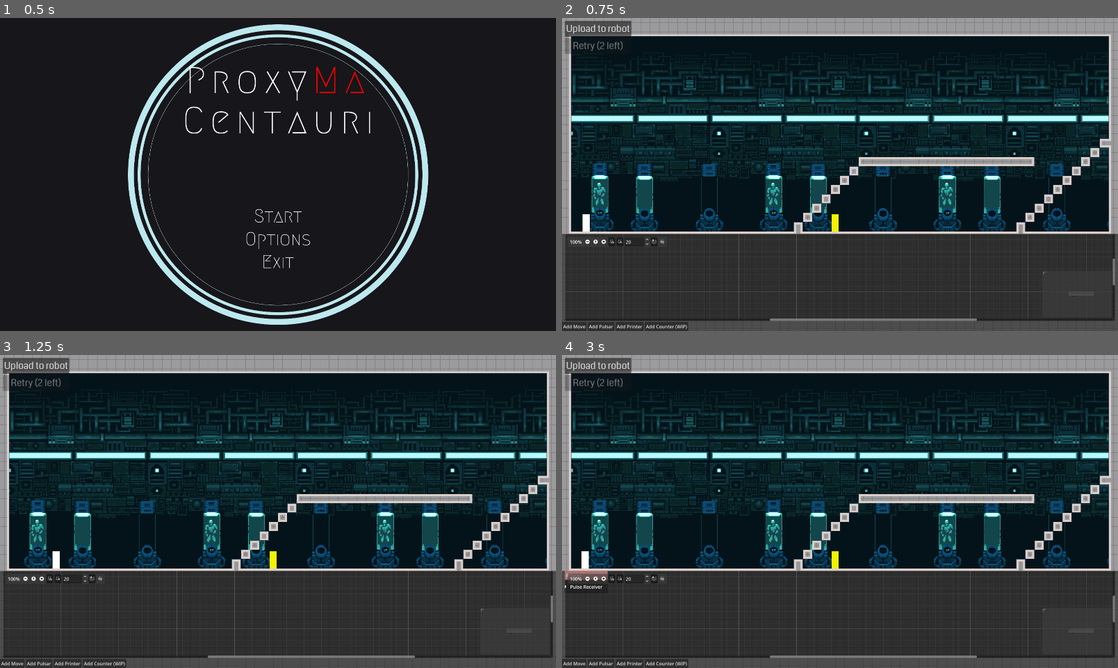
Above: before the commit, frames 1-4 (two rows, left to right).
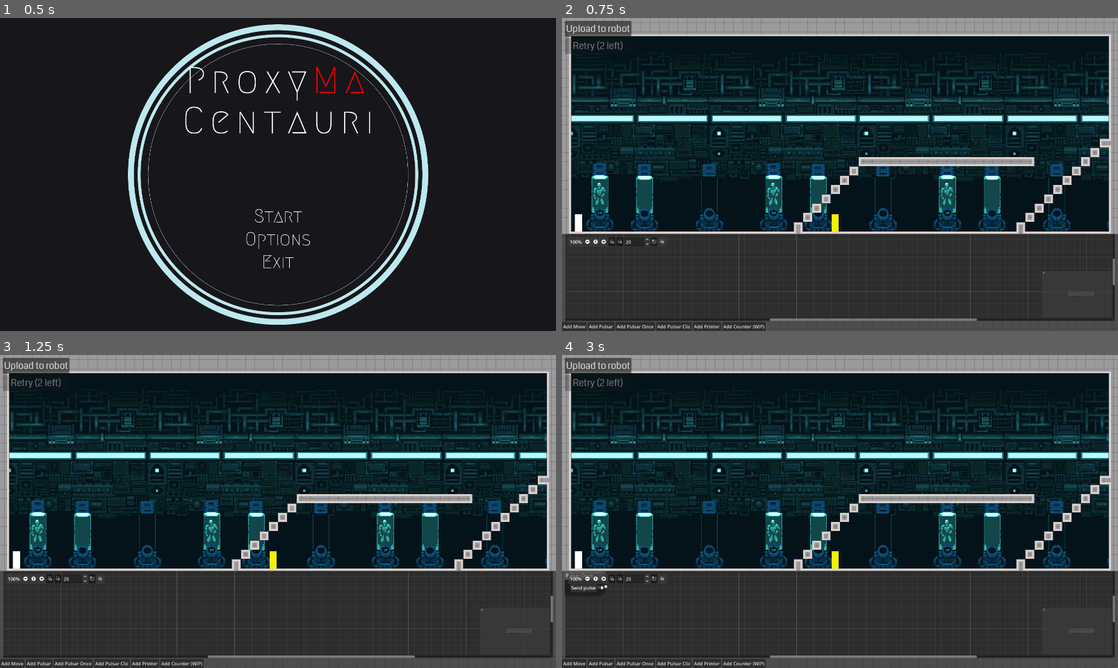
Above: after the commit, the same moments.

Repository: Gromnax/ProxyMaCentauri
Game: Godot game, scene res://Game.tscn
Two runs of this game, one before a commit and one after it. Both use one fixed random seed, a clock stepped at 60 frames per second and the inputs below.
Inputs (mouse positions are in pixels of both pictures, inside the frame that each line leads up to):
- Up to frame 1 (0.5 s): no input
- Up to frame 2 (0.75 s): click (840, 215) at 0.5 s
- Up to frame 3 (1.25 s): no input
- Up to frame 4 (3 s): click (634, 664) at 1.25 s, where only the run after the commit has a clickable "Add Pulsar Once"; click (673, 664) at 2 s, where only the run after the commit has a clickable "Add Pulsar Clic"; click (584, 586) at 2.75 s, where only the run after the commit has a clickable "Send pulse"

Frame 1 is identical in both runs. In frame 2, 0.6% of the frame differs, in the area x 2-37%, y 62-100%; in frame 3, 0.6%; in frame 4, 0.8%, in the area x 0-37%, y 62-100%.

Commit message:
Add manual pulse button

Diff:
--- /dev/null
+++ b/GraphController/GraphNodes/PulsarNodeClic.tscn
@@ -0,0 +1,34 @@
+[gd_scene format=3 uid="uid://cymnjyspdlfp5"]
+
+[ext_resource type="Script" uid="uid://pquh0r6dx7g3" path="res://GraphController/GraphNodes/pulsar_node_clic.gd" id="1_cskpv"]
+
+[node name="PulsarClic" type="GraphNode" unique_id=2041580164]
+offset_right = 9.0
+offset_bottom = 55.0
+title = "Pulsar Once"
+slot/0/left_enabled = false
+slot/0/left_type = 0
+slot/0/left_color = Color(1, 1, 1, 1)
+slot/0/left_icon = null
+slot/0/right_enabled = true
+slot/0/right_type = 0
+slot/0/right_color = Color(1, 1, 1, 1)
+slot/0/right_icon = null
+slot/0/draw_stylebox = true
+script = ExtResource("1_cskpv")
+metadata/_custom_type_script = "uid://dmg65t0orfe1c"
+
+[node name="Timer" type="Timer" parent="." unique_id=441151500]
+wait_time = 5.0
+one_shot = true
+autostart = true
+
+[node name="Container" type="AspectRatioContainer" parent="." unique_id=293459404]
+layout_mode = 2
+
+[node name="Button" type="Button" parent="Container" unique_id=1133058822]
+layout_mode = 2
+text = "Send pulse"
+
+[connection signal="timeout" from="Timer" to="." method="_on_timer_timeout"]
+[connection signal="pressed" from="Container/Button" to="." method="_on_button_pressed"]
--- /dev/null
+++ b/GraphController/GraphNodes/PulsarNodeOnce.tscn
@@ -0,0 +1,34 @@
+[gd_scene format=3 uid="uid://bf8ljwus3hn4g"]
+
+[ext_resource type="Script" uid="uid://dmg65t0orfe1c" path="res://GraphController/GraphNodes/pulsar_node.gd" id="1_wb6vt"]
+
+[node name="PulsarNode" type="GraphNode" unique_id=2041580164 node_paths=PackedStringArray("timer")]
+offset_right = 9.0
+offset_bottom = 55.0
+title = "Pulsar Once"
+slot/0/left_enabled = false
+slot/0/left_type = 0
+slot/0/left_color = Color(1, 1, 1, 1)
+slot/0/left_icon = null
+slot/0/right_enabled = true
+slot/0/right_type = 0
+slot/0/right_color = Color(1, 1, 1, 1)
+slot/0/right_icon = null
+slot/0/draw_stylebox = true
+script = ExtResource("1_wb6vt")
+timer = NodePath("Timer")
+metadata/_custom_type_script = "uid://dmg65t0orfe1c"
+
+[node name="Timer" type="Timer" parent="." unique_id=441151500]
+wait_time = 5.0
+one_shot = true
+autostart = true
+
+[node name="Container" type="AspectRatioContainer" parent="." unique_id=293459404]
+layout_mode = 2
+
+[node name="Label" type="Label" parent="Container" unique_id=1727136123]
+layout_mode = 2
+text = "5s timer once"
+
+[connection signal="timeout" from="Timer" to="." method="_on_timer_timeout"]
--- a/GraphController/GraphNodes/move_node.gd
+++ b/GraphController/GraphNodes/move_node.gd
@@ -30,9 +30,11 @@
 		1:
 			EventBus.move_left.emit(request)
 			request_sent = true
+			print("gauche")
 		2:
 			EventBus.move_right.emit(request)
 			request_sent = true
+			print("droite")
 		3:
 			pass
 		_:
--- /dev/null
+++ b/GraphController/GraphNodes/pulsar_node_clic.gd
@@ -0,0 +1,23 @@
+extends GraphControlNode
+class_name PulsarClic
+
+
+# Called when the node enters the scene tree for the first time.
+func _ready() -> void:
+	pass # Replace with function body.
+
+
+# Called every frame. 'delta' is the elapsed time since the previous frame.
+func _process(delta: float) -> void:
+	pass
+
+
+func on_unhandled_signal_received(_args: Dictionary={}) -> void:
+	pass
+
+func signal_received(_port: int, _value:String="") -> void:
+	pass
+
+
+func _on_button_pressed() -> void:
+	output.emit(self, 0, "manual pulse")
--- a/GraphController/control_graph.tscn
+++ b/GraphController/control_graph.tscn
@@ -12,7 +12,6 @@
 custom_minimum_size = Vector2(1900, 300)
 layout_mode = 2
 size_flags_horizontal = 4
-scroll_offset = Vector2(-300, 0)
 right_disconnects = true
 connections = Array[Dictionary]([{
 "from_node": &"SomeGraphNode2",
@@ -26,9 +25,9 @@
 
 [node name="PulsarNode" parent="GraphEdit" unique_id=2041580164 instance=ExtResource("2_rndvx")]
 layout_mode = 0
-offset_left = 573.0
+offset_left = 273.0
 offset_top = 325.0
-offset_right = 736.0
+offset_right = 436.0
 offset_bottom = 405.0
 mouse_filter = 1
 position_offset = Vector2(273, 325)
@@ -36,9 +35,9 @@
 [node name="CheckConditionNode(WIP)" type="GraphNode" parent="GraphEdit" unique_id=466680463 node_paths=PackedStringArray("timer")]
 visible = false
 layout_mode = 0
-offset_left = 1390.0
+offset_left = 1090.0
 offset_top = 160.0
-offset_right = 1560.0
+offset_right = 1260.0
 offset_bottom = 265.0
 mouse_filter = 1
 position_offset = Vector2(1090, 160)
@@ -93,6 +92,14 @@
 layout_mode = 2
 text = "Add Pulsar"
 
+[node name="PulsarOnceButton" type="Button" parent="VFlowContainer" unique_id=903288526]
+layout_mode = 2
+text = "Add Pulsar Once"
+
+[node name="PulsarClicButton" type="Button" parent="VFlowContainer" unique_id=1233397444]
+layout_mode = 2
+text = "Add Pulsar Clic"
+
 [node name="PrintButton" type="Button" parent="VFlowContainer" unique_id=376034712]
 layout_mode = 2
 text = "Add Printer"
@@ -107,5 +114,7 @@
 [connection signal="timeout" from="GraphEdit/CheckConditionNode(WIP)/Timer" to="GraphEdit/CheckConditionNode(WIP)" method="_on_timer_timeout"]
 [connection signal="pressed" from="VFlowContainer/MoveButton" to="GraphEdit" method="_on_move_button_pressed"]
 [connection signal="pressed" from="VFlowContainer/PulsarButton" to="GraphEdit" method="_on_pulsar_button_pressed"]
+[connection signal="pressed" from="VFlowContainer/PulsarOnceButton" to="GraphEdit" method="_on_pulsar_once_button_pressed"]
+[connection signal="pressed" from="VFlowContainer/PulsarClicButton" to="GraphEdit" method="_on_pulsar_clic_button_pressed"]
 [connection signal="pressed" from="VFlowContainer/PrintButton" to="GraphEdit" method="_on_print_button_pressed"]
 [connection signal="pressed" from="VFlowContainer/CounterButton" to="GraphEdit" method="_on_counter_button_pressed"]
--- a/GraphController/graph_edit.gd
+++ b/GraphController/graph_edit.gd
@@ -3,7 +3,9 @@
 
 var move_scene = preload("res://GraphController/GraphNodes/MoveNode.tscn")
 var pulsar_scene = preload("res://GraphController/GraphNodes/PulsarNode.tscn")
+var pulsar_once_scene = preload("res://GraphController/GraphNodes/PulsarNodeOnce.tscn")
 var print_scene = preload("res://GraphController/GraphNodes/Printer.tscn")
+var pulsar_clic_scene = preload("res://GraphController/GraphNodes/PulsarNodeClic.tscn")
 
 var child_number: int = 0
 
@@ -87,3 +89,17 @@
 
 func _on_counter_button_pressed() -> void:
 	print("Pas encore prêt")
+
+
+func _on_pulsar_once_button_pressed() -> void:
+	var new_node : PulsarNode = pulsar_once_scene.instantiate()
+	new_node.set_name("GraphControlNode"+str(child_number))
+	child_number = child_number +1
+	add_child(new_node)
+
+
+func _on_pulsar_clic_button_pressed() -> void:
+	var new_node : PulsarClic = pulsar_clic_scene.instantiate()
+	new_node.set_name("GraphControlNode"+str(child_number))
+	child_number = child_number +1
+	add_child(new_node)
--- a/Levels/control_no_code.gd
+++ b/Levels/control_no_code.gd
@@ -12,27 +12,28 @@
 ]
 
 func _ready() -> void:
+	pass
 	# IMPORTANT : Le check_is_arrived et tout les reponse doivent etre précisement aprés le check.
 	# Si il y a une ligne de code entre nottament une boucle, il attendra le signal qui est déja passé.
 	# Forcer un delai est possible mais inconsistent.
-	EventBus.move_right.emit(0)
-	await EventBus.check_is_arrived
-	EventBus.move_right.emit(0)
-	await EventBus.check_is_arrived
-	EventBus.move_right.emit(0)
-	await EventBus.check_is_arrived
-	EventBus.move_right.emit(0)
-	await EventBus.check_is_arrived
-	EventBus.move_right.emit(0)
-	await EventBus.check_is_arrived
-	EventBus.move_left.emit(0)
-	await EventBus.check_is_arrived
-	EventBus.move_left.emit(0)
-	await EventBus.check_is_arrived
-	EventBus.move_left.emit(0)
-	await EventBus.check_is_arrived
-	EventBus.move_left.emit(0)
-	await EventBus.check_is_arrived
+	#EventBus.move_right.emit(0)
+	#await EventBus.check_is_arrived
+	#EventBus.move_right.emit(0)
+	#await EventBus.check_is_arrived
+	#EventBus.move_right.emit(0)
+	#await EventBus.check_is_arrived
+	#EventBus.move_right.emit(0)
+	#await EventBus.check_is_arrived
+	#EventBus.move_right.emit(0)
+	#await EventBus.check_is_arrived
+	#EventBus.move_left.emit(0)
+	#await EventBus.check_is_arrived
+	#EventBus.move_left.emit(0)
+	#await EventBus.check_is_arrived
+	#EventBus.move_left.emit(0)
+	#await EventBus.check_is_arrived
+	#EventBus.move_left.emit(0)
+	#await EventBus.check_is_arrived
 
 func _on_button_move_right_pressed() -> void:
 	EventBus.move_right.emit(0)
--- a/Levels/robot.gd
+++ b/Levels/robot.gd
@@ -52,7 +52,7 @@
 # MOVEMENT
 # --------------------------------------------------
 
-func try_move(dir: Vector2i):
+func try_move(id : int, dir: Vector2i) -> void:
 	if is_moving:
 		return
 
@@ -61,7 +61,7 @@
 
 	# Wall collision
 	if is_blocked(target_cell):
-		EventBus.check_is_arrived.emit(false)
+		EventBus.check_is_arrived.emit(id, false)
 		return
 	is_moving = true
 
@@ -78,7 +78,7 @@
 	await tween.finished
 
 	is_moving = false
-	EventBus.check_is_arrived.emit(true)
+	EventBus.check_is_arrived.emit(id, true)
 
 func should_fall() -> bool:
 
@@ -130,19 +130,19 @@
 # --------------------------------------------------
 
 func on_move_right(id:int):
-	await try_move(Vector2i.RIGHT)
+	await try_move(id, Vector2i.RIGHT)
 	current_movement = MOVEMENT.GROUNDED
 
 func on_move_left(id:int):
-	await try_move(Vector2i.LEFT)
+	await try_move(id, Vector2i.LEFT)
 	current_movement = MOVEMENT.GROUNDED
 
 func on_jump_right(id:int):
-	await try_move(Vector2i(1, -1))
+	await try_move(id, Vector2i(1, -1))
 	current_movement = MOVEMENT.GROUNDED
 
 func on_jump_left(id:int):
-	await try_move(Vector2i(-1, -1))
+	await try_move(id, Vector2i(-1, -1))
 	current_movement = MOVEMENT.GROUNDED
 
 # --------------------------------------------------
Not shown, added: GraphController/GraphNodes/pulsar_node_clic.gd.uid
Not shown, added: Levels/test.tscn1187804390.tmp
